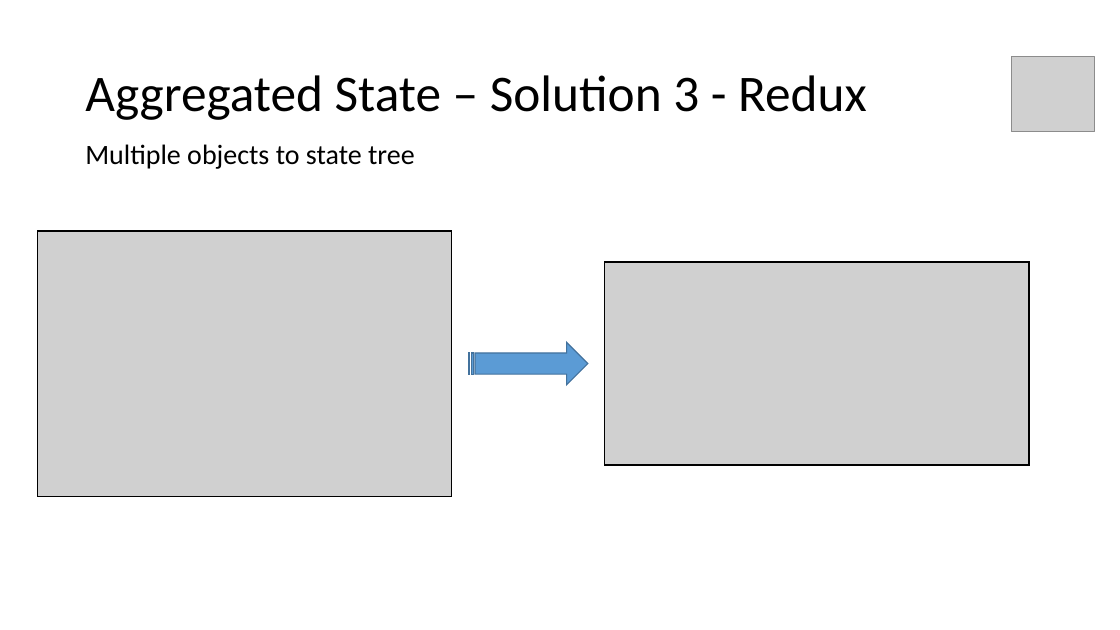
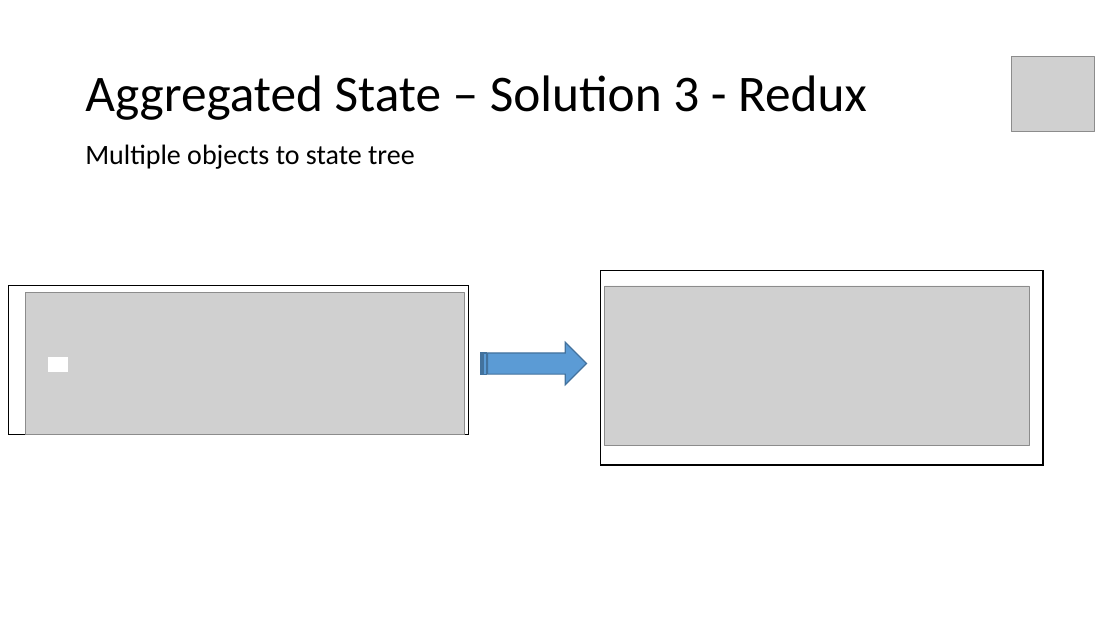
Before and after one commit to stavalfi/presentations, a slide deck: slide 19 of FP in Java 8 - Part 2 - Aggregated State - Strategies/Functional Programming in Java 8 - Part 2 - Aggregated State - Strategies.pptx. Drawn at 1120x630 pixels with LibreOffice and Linux fonts; fonts in the diff are those of the drawing; grey boxes stand for pictures. Boxes give left, top, right and bottom in pixels: in the first picture for what was removed or moved away, otherwise in the second. Text is boxed around its words. In the diff, an @@ line names an element or a change of style, - is before the commit and + after.

Commit message:
updated Redux presentation

```diff
--- a/FP in Java 8 - Part 2 - Aggregated State - Strategies/Functional Programming in Java 8 - Part 2 - Aggregated State - Strategies.pptx
+++ b/FP in Java 8 - Part 2 - Aggregated State - Strategies/Functional Programming in Java 8 - Part 2 - Aggregated State - Strategies.pptx
@@ rectangle: place and size @@
-rectangle at bbox=[38, 231, 452, 497]
+rectangle at bbox=[8, 286, 469, 434]
@@ picture: place and size @@
-picture at bbox=[38, 231, 452, 497]
+picture at bbox=[25, 292, 465, 434]
@@ rectangle: place and size @@
-rectangle at bbox=[605, 262, 1029, 465]
+rectangle at bbox=[601, 271, 1044, 465]
@@ picture: place and size @@
-picture at bbox=[605, 262, 1029, 465]
+picture at bbox=[605, 286, 1029, 445]
@@ rectangle added at bbox=[49, 358, 67, 371], fill #FFFFFF, outline #FFFFFF 1 pt @@
@@ striped right arrow: place and size @@
-striped right arrow at bbox=[469, 343, 588, 385]
+striped right arrow at bbox=[481, 343, 587, 385]
```
Also in this commit, not shown: 5 other slides changed.
